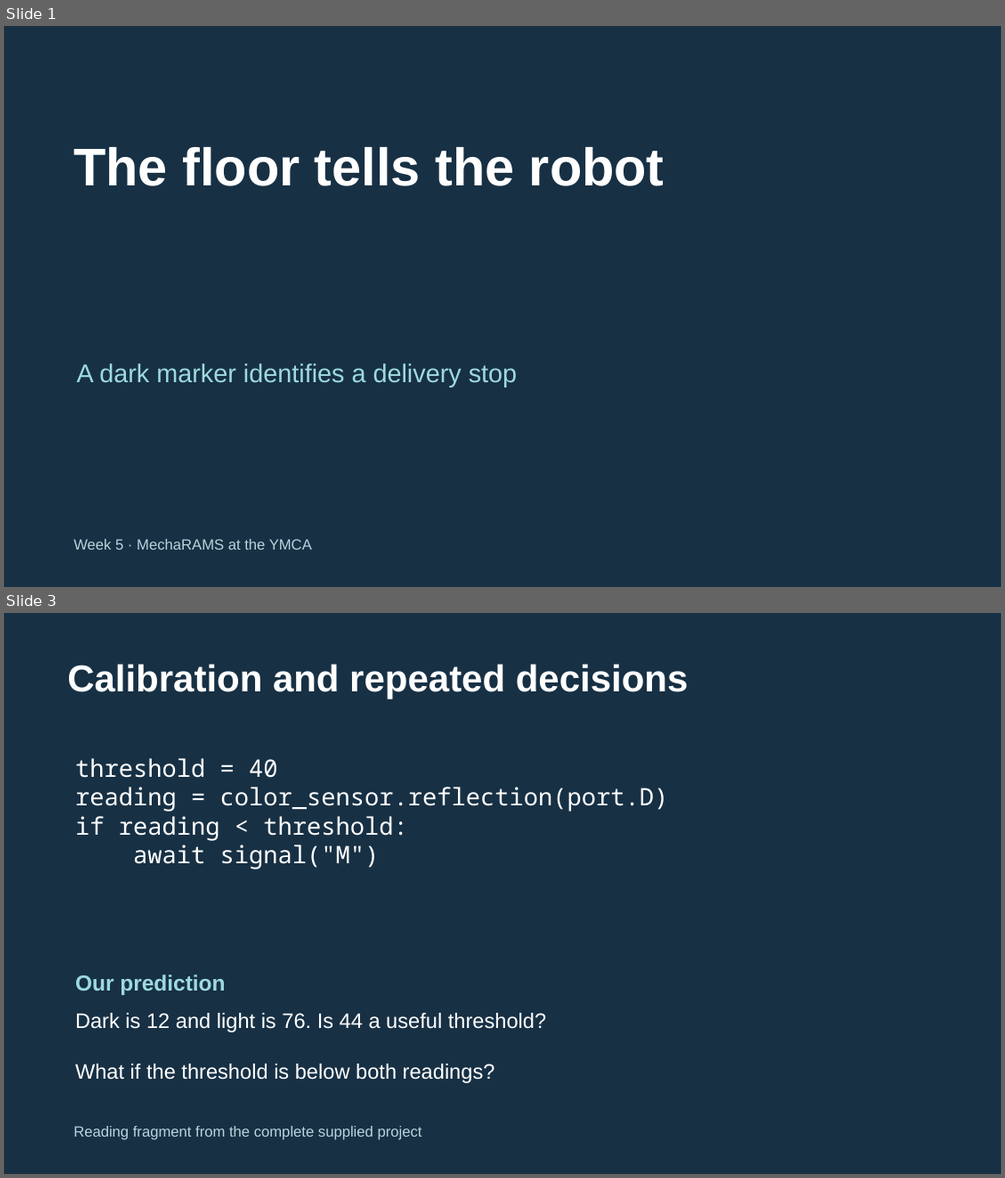
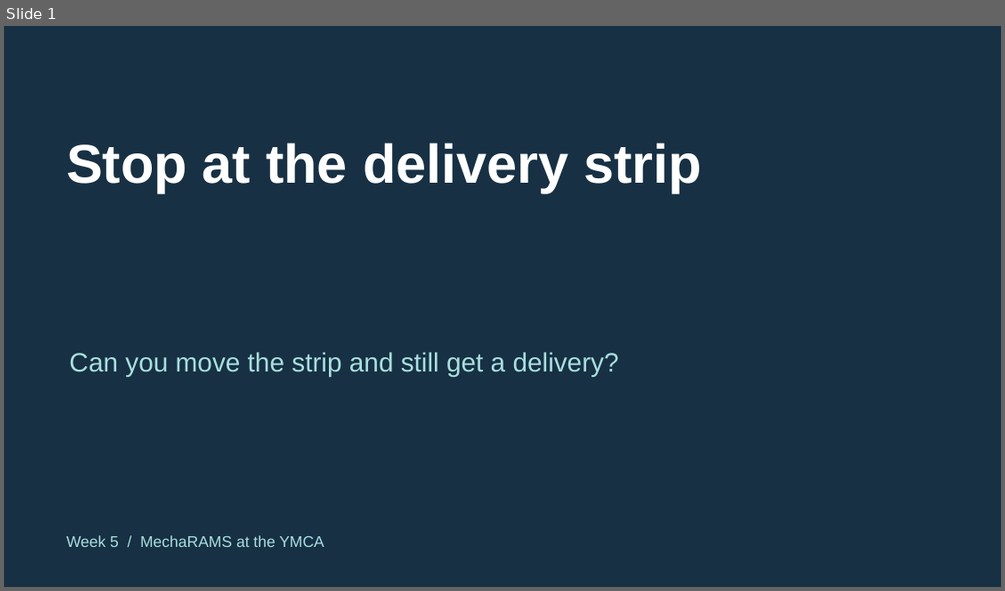
Before and after one commit to FRC999/YMCA-SPIKE-education, a slide deck: 03_Presentations/W05_marker.pptx. Shown one above the other, each under a label of ours: slides 1 and 3 before the commit, slide 1 after it; the slides between them are not shown. The pictures are 1005x1178 and 1005x591 pixels, drawn with LibreOffice and Linux fonts; fonts in the diff are those of the drawing. Boxes give left, top, right and bottom in pixels: in the first picture for what was removed or moved away, otherwise in the second. Text is boxed around its words. In the diff, an @@ line names an element or a change of style, - is before the commit and + after.

Commit message:
Update mentor decks for the Week 4 and 5 printable fields

```diff
--- a/03_Presentations/W05_marker.pptx
+++ b/03_Presentations/W05_marker.pptx
@@ slide 3 removed at [4,613,1001,1174], background #173044 @@
@@ text removed at [67,664,688,698] @@
-Calibration and repeated decisions
@@ text removed at [75,758,669,869] @@
-threshold = 40
-reading = color_sensor.reflection(port.D)
-if reading < threshold:
-await signal("M")
@@ text removed at [75,974,225,995] @@
-Our prediction
@@ text removed at [75,1013,546,1032] @@
-Dark is 12 and light is 76. Is 44 a useful threshold?
@@ text removed at [75,1063,495,1083] @@
-What if the threshold is below both readings?
@@ text removed at [73,1126,422,1140] @@
-Reading fragment from the complete supplied project
@@ slide 1 changed as well @@
@@ text at [66,143,702,192]: text changed; size 51 to 52.5 pt @@
-The floor tells the robot
+Stop at the delivery strip
@@ text at [69,352,619,377]: text changed; size 24.8 to 25.5 pt; text colour #9DDADD to #A9DFDF @@
-A dark marker identifies a delivery stop
+Can you move the strip and still get a delivery?
@@ text at [66,535,324,547]: text changed; size 14.2 to 15 pt; text colour #B9D4DC to #A9DFDF @@
-Week 5 · MechaRAMS at the YMCA
+Week 5 / MechaRAMS at the YMCA
```
Also in this commit, not shown: 5 slides added, 4 other slides removed, 17 other files.
